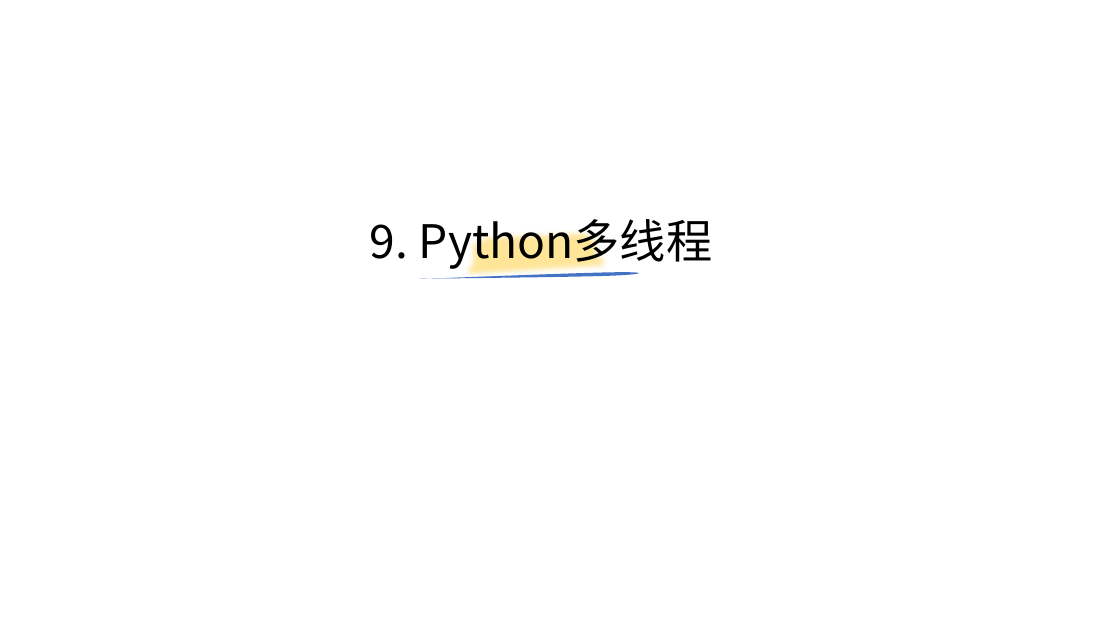
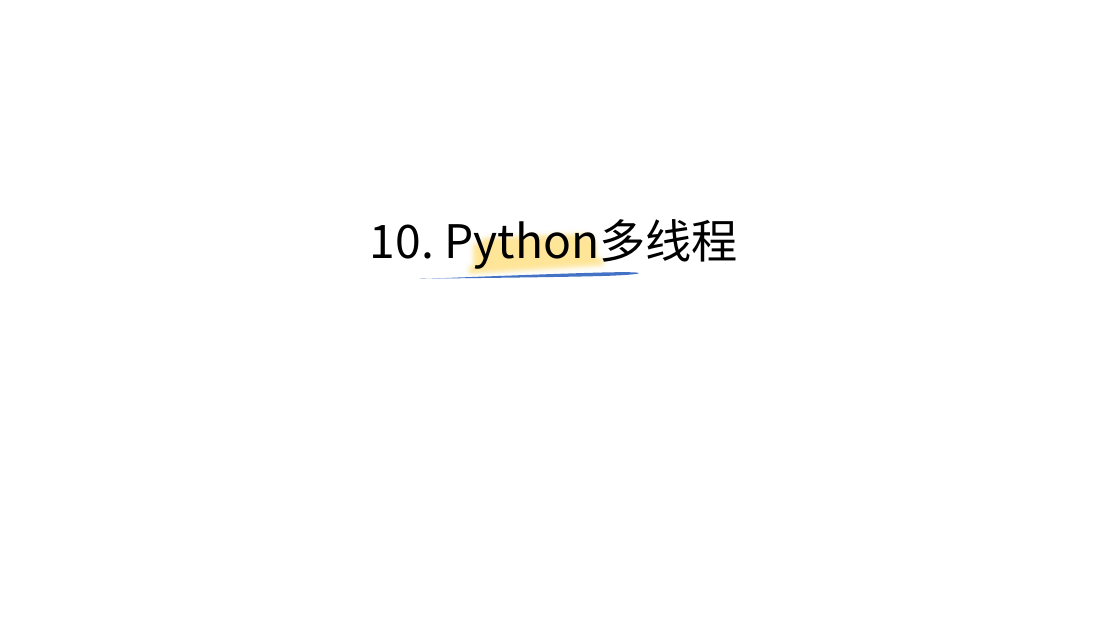
Before and after one commit to yiwenliu/CorePython, a slide deck: slide 85 of PPT/CorePython.pptx (slide 74 before the commit). Drawn at 1120x630 pixels with LibreOffice and Linux fonts; fonts in the diff are those of the drawing. Boxes give left, top, right and bottom in pixels: in the first picture for what was removed or moved away, otherwise in the second. Text is boxed around its words. In the diff, an @@ line names an element or a change of style, - is before the commit and + after.

```diff
--- a/PPT/CorePython.pptx
+++ b/PPT/CorePython.pptx
@@ title at bbox=[370, 219, 738, 270]: text changed @@
-9. Python多线程
+10. Python多线程
```
Also in this commit, not shown: 3 other slides changed, 11 slides added, 1 other file.
